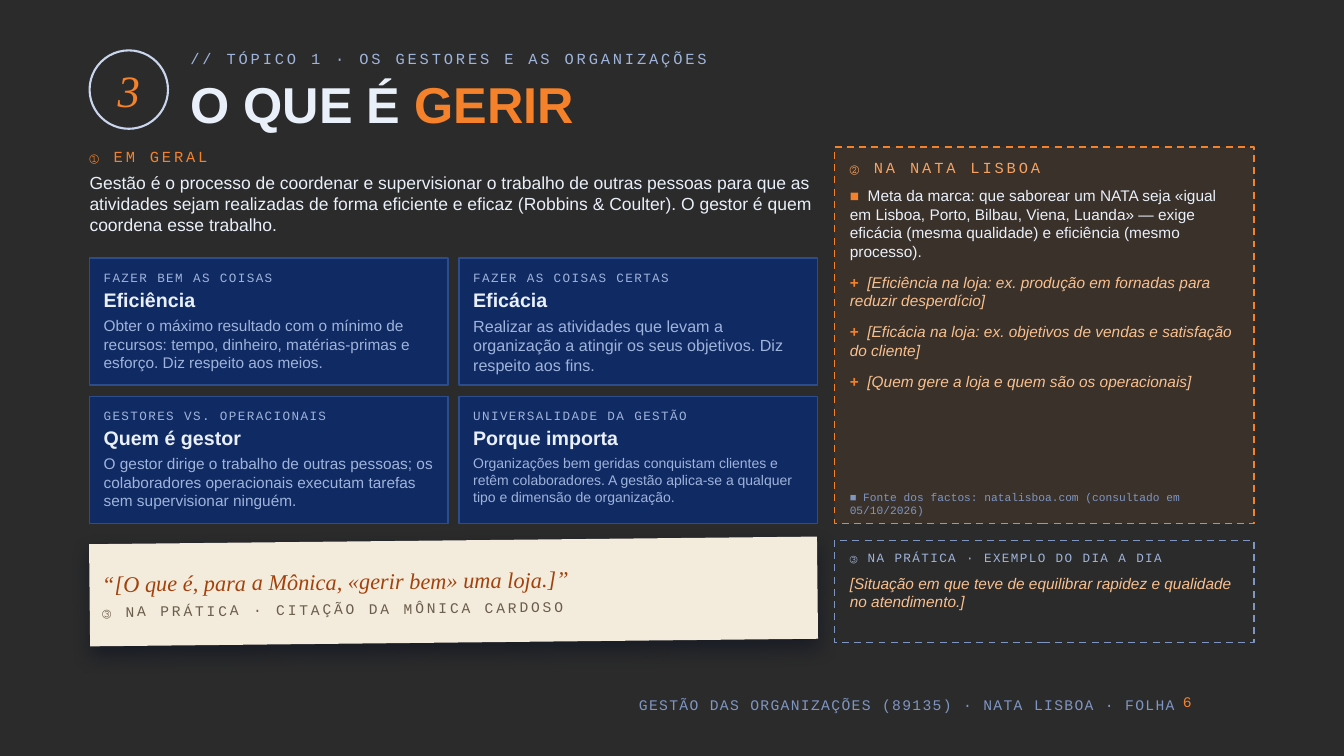
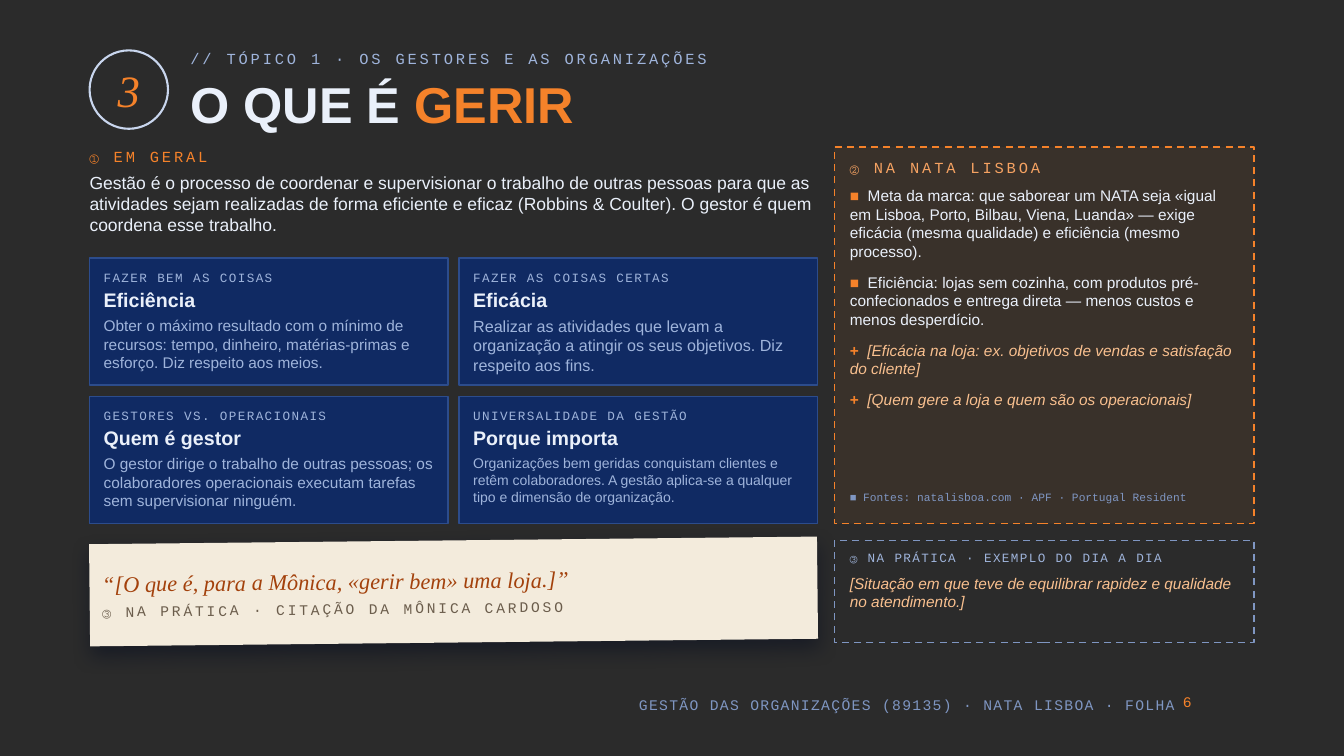
Before and after one commit to kd25gpgdw9-lang/Oceanum, a slide deck: slide 6 of apresentacao-go-89135/Nata_Lisboa_GO_89135.pptx. Drawn at 1344x756 pixels with LibreOffice and Linux fonts; fonts in the diff are those of the drawing; background and template pictures are left out; a plain dark background stands for a picture behind light text. Boxes give left, top, right and bottom in pixels: in the first picture for what was removed or moved away, otherwise in the second. Text is boxed around its words. In the diff, an @@ line names an element or a change of style, - is before the commit and + after.

```diff
--- a/apresentacao-go-89135/Nata_Lisboa_GO_89135.pptx
+++ b/apresentacao-go-89135/Nata_Lisboa_GO_89135.pptx
@@ text at (850, 276, 1198, 328): text changed; text colour #F9C08F to #EAF0FA; italic off @@
-+ [Eficiência na loja: ex. produção em fornadas para reduzir desperdício]
+■ Eficiência: lojas sem cozinha, com produtos pré-confecionados e entrega direta — menos custos e menos desperdício.
@@ text at (863, 493, 1187, 504): text changed @@
-■ Fonte dos factos: natalisboa.com (consultado em 05/10/2026)
+■ Fontes: natalisboa.com · APF · Portugal Resident
```
Also in this commit, not shown: 9 other slides changed, 5 other files.
